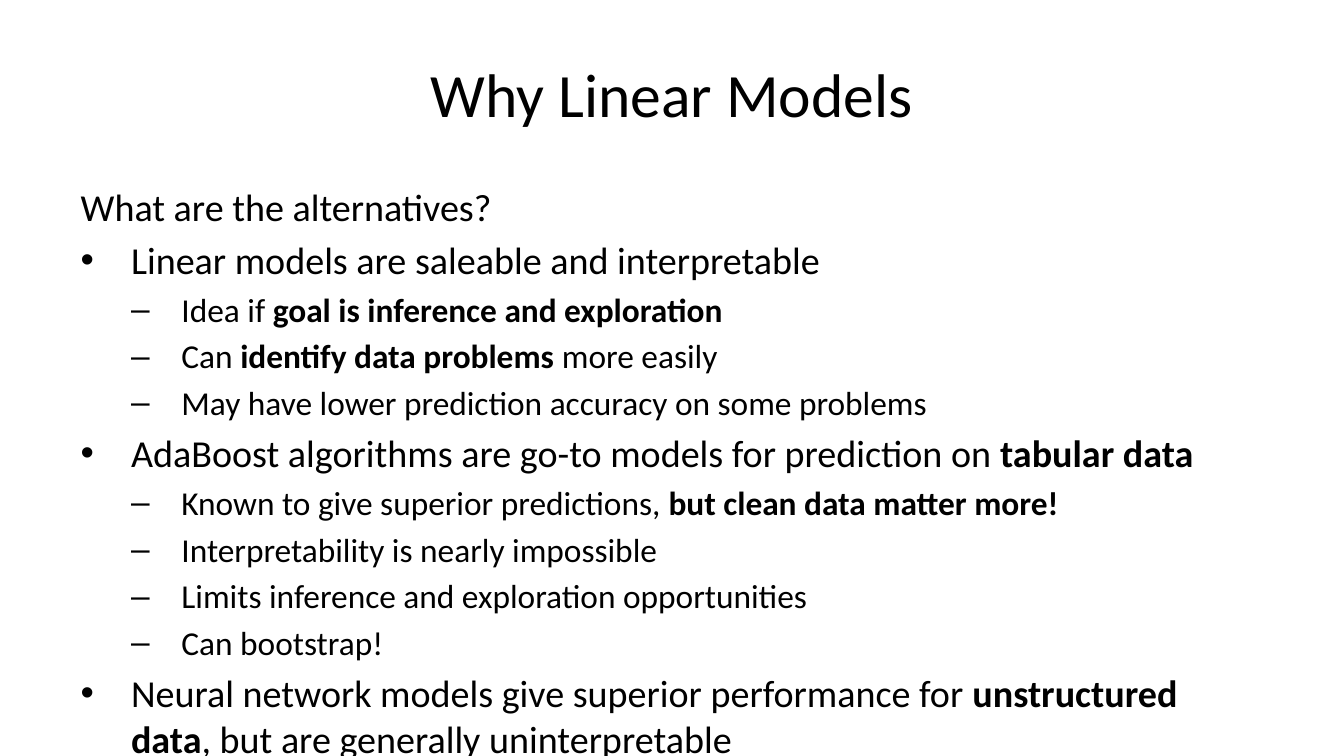
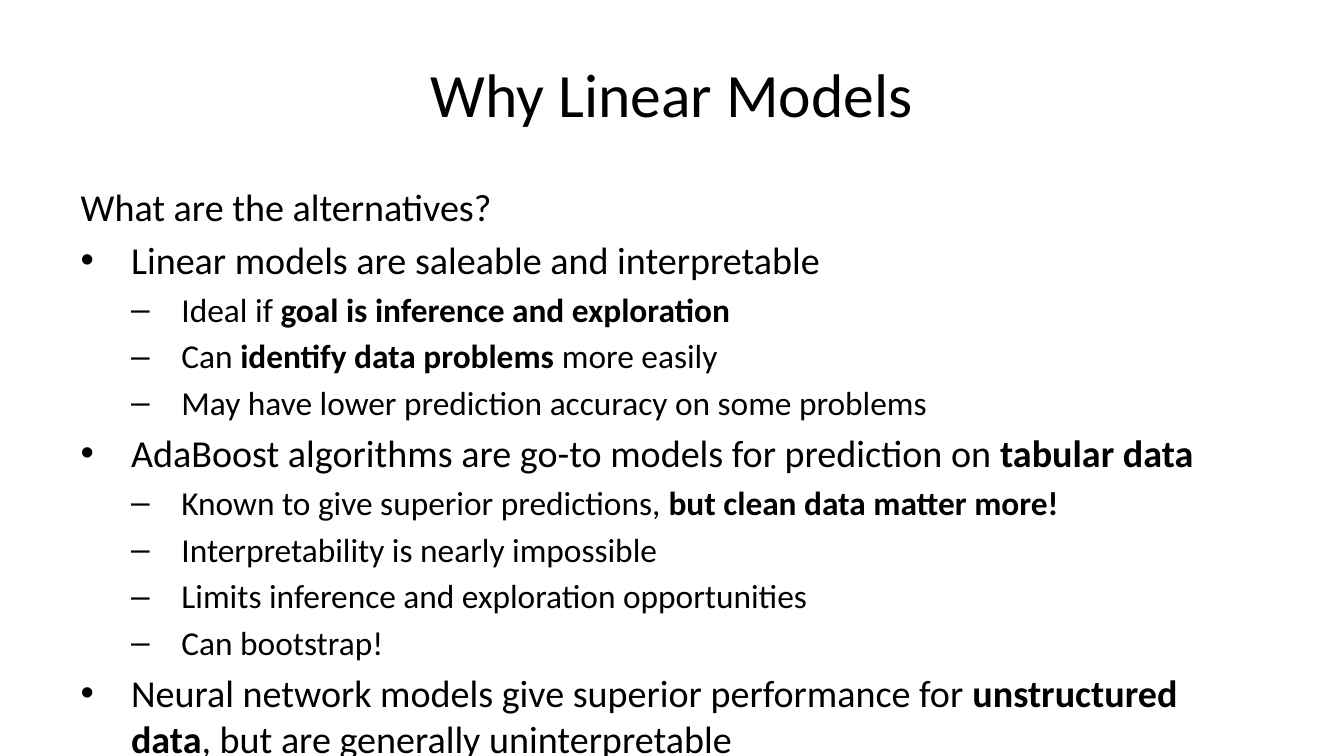
Before and after one commit to StephenElston/CSCI-E-83, a slide deck: slide 5 of LectureSlides/08_IntroductionToLinearModels.pptx. Drawn at 1344x756 pixels with LibreOffice and Linux fonts; fonts in the diff are those of the drawing. Boxes give left, top, right and bottom in pixels: in the first picture for what was removed or moved away, otherwise in the second. Text is boxed around its words. In the diff, an @@ line names an element or a change of style, - is before the commit and + after.

```diff
--- a/LectureSlides/08_IntroductionToLinearModels.pptx
+++ b/LectureSlides/08_IntroductionToLinearModels.pptx
@@ text at <box>181,298,730,328</box>: text changed @@
-  – Idea if goal is inference and exploration
+  – Ideal if goal is inference and exploration
```
Also in this commit, not shown: 6 other slides changed, 1 slide added.
